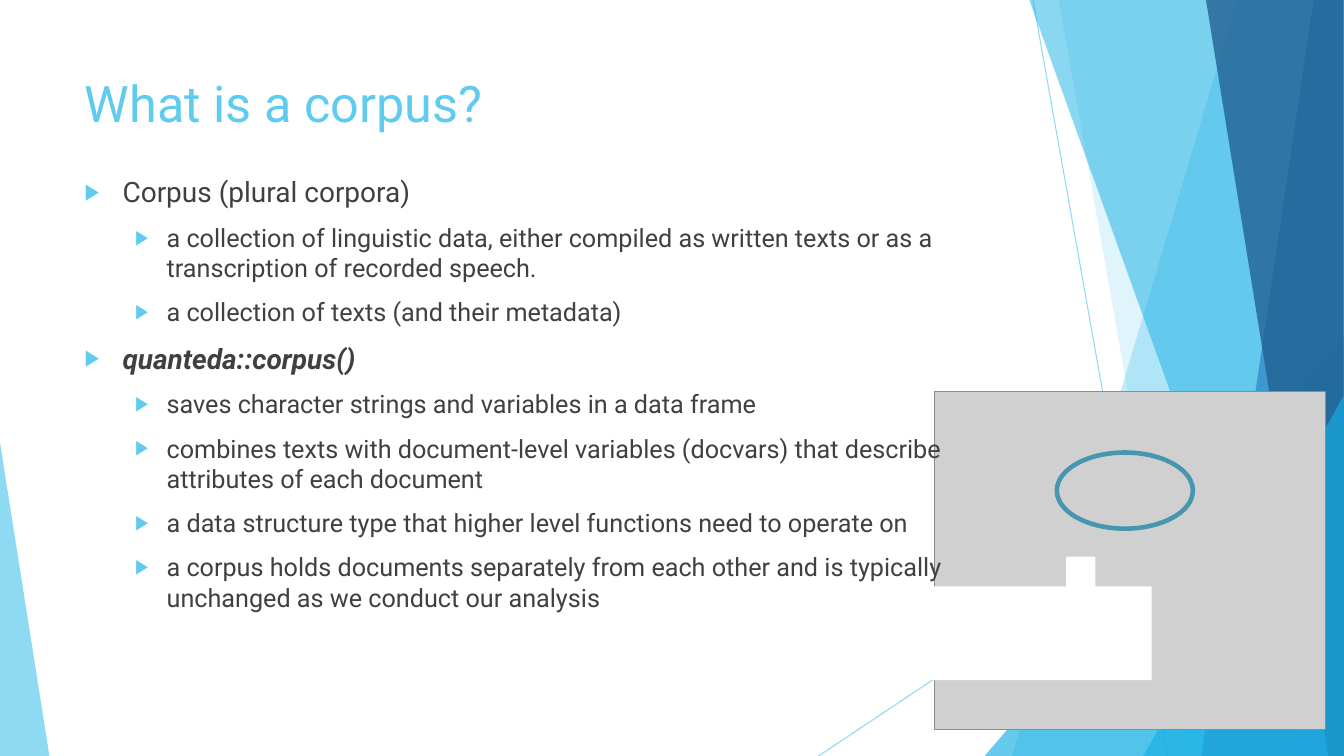
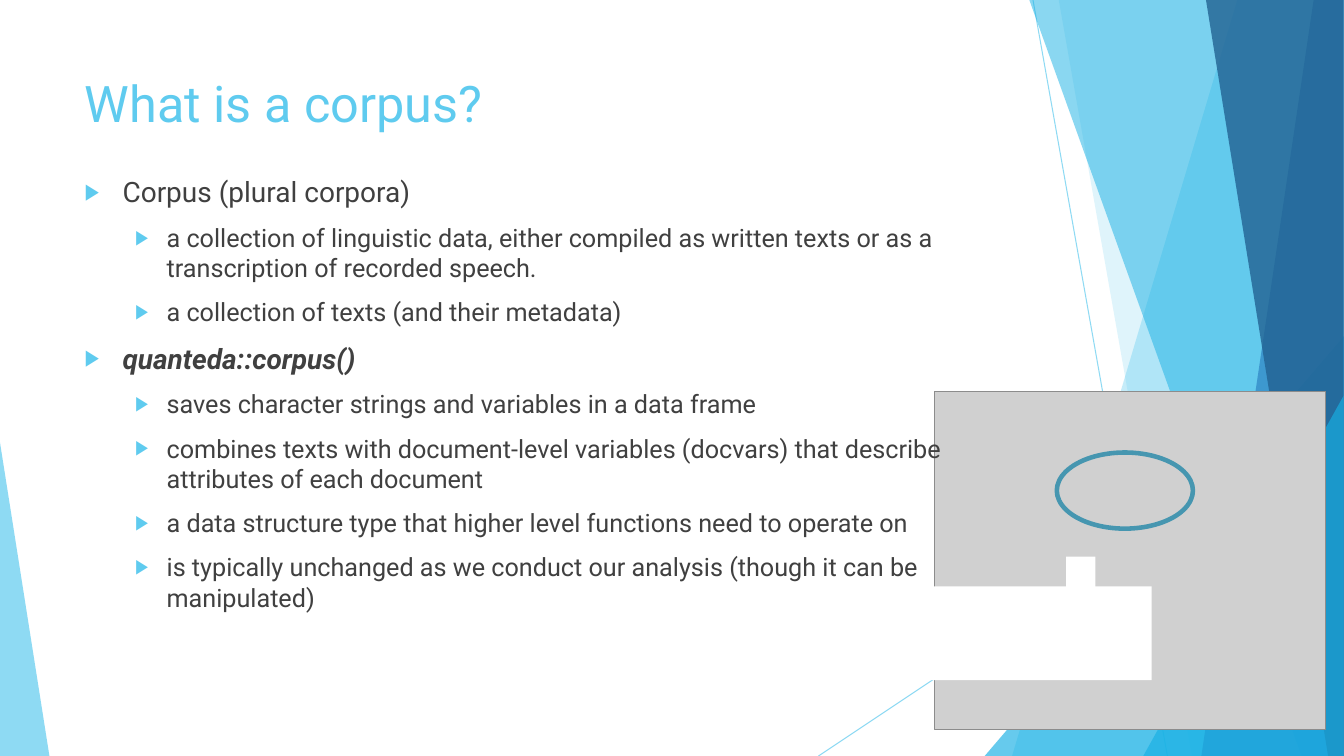
Before and after one commit to shellylac/TextMiningIntro_inR, a slide deck: slide 9 of Slides_Notes/TextTutorial_Slides.pptx. Drawn at 1344x756 pixels with LibreOffice and Linux fonts; fonts in the diff are those of the drawing; grey boxes stand for pictures. Boxes give left, top, right and bottom in pixels: in the first picture for what was removed or moved away, otherwise in the second. Text is boxed around its words. In the diff, an @@ line names an element or a change of style, - is before the commit and + after.

```diff
--- a/Slides_Notes/TextTutorial_Slides.pptx
+++ b/Slides_Notes/TextTutorial_Slides.pptx
@@ text at bbox=[167, 556, 917, 613]: text changed @@
-  ▶ a corpus holds documents separately from each other and is typically unchanged as we conduct our analysis
+  ▶ is typically unchanged as we conduct our analysis (though it can be manipulated)
```
Also in this commit, not shown: 4 other slides changed.
